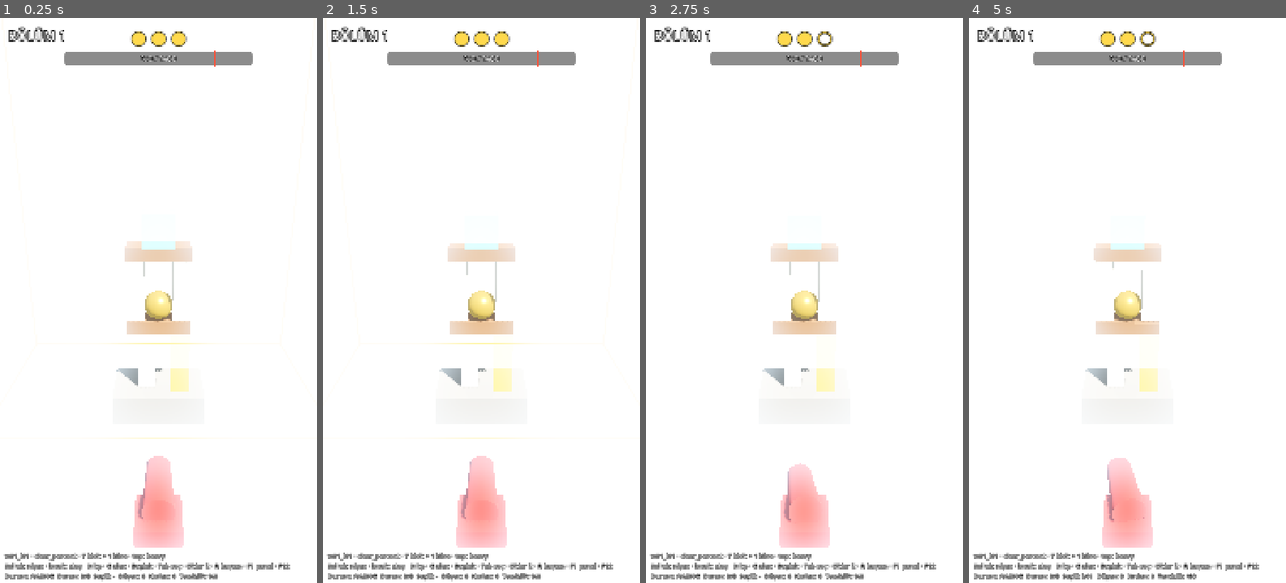
Above: before the commit, frames 1-4 (left to right).
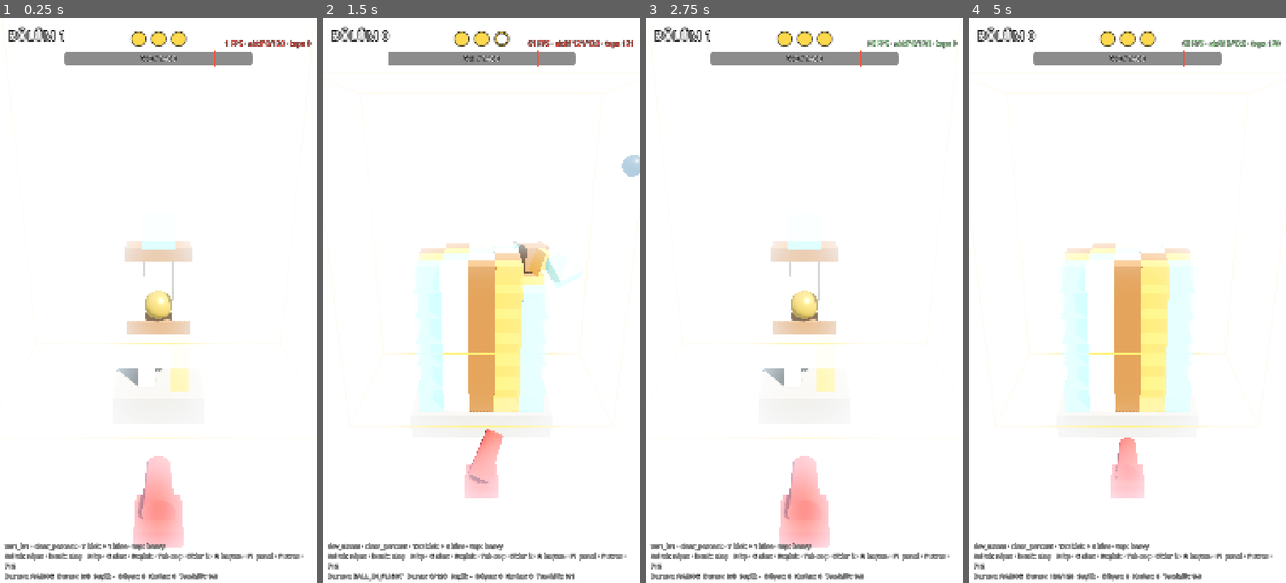
Above: after the commit, the same moments.

Repository: SenaAkyuz/gulleOyunu
Game: Godot game, scene res://src/main.tscn
Same seed, same stepped clock (60 frames per second), same inputs: the game is played once before the commit and once after it.
Inputs (mouse positions are in pixels of both pictures, inside the frame that each line leads up to):
- Up to frame 1 (0.25 s): no input
- Up to frame 2 (1.5 s): tap Enter at 0.5 s; move the mouse to (551, 272) at 0.52 s; hold Right 0.53-1.25 s; tap P at 0.6 s; click (551, 272) at 0.67 s; tap Space at 0.77 s; drag from (418, 328) to (465, 413) at 1.27 s
- Up to frame 3 (2.75 s): move the mouse to (836, 176) at 2.02 s; hold Right from 2.03 s (still down); tap G at 2.1 s; tap P at 2.3 s
- Up to frame 4 (5 s): release Right at 2.75 s; tap Space at 2.75, 3.77, 4.25 s; drag from (1111, 413) to (1032, 215) at 2.77 s; tap Enter at 3.5 s; move the mouse to (1222, 385) at 3.52 s; hold Left 3.53-4.25 s; tap Tab at 3.6 s; tap P at 3.8 s; drag from (1032, 215) to (1079, 159) at 4.27 s

The runs differ from the first frame. In frame 1, 2.0% of the frame differs, in the area x 1-99%, y 3-98%; in frame 2, 13%, in the area x 1-100%, y 2-100%; in frame 3, 2.6%; in frame 4, 12%.

Commit message:
Phase 1 step 13: performance HUD and P stress tower (S-008)
- HUD top-right: FPS, active bodies / physics.max_active_bodies, peak; red when FPS <
  dev.perf_warn_fps or peak over budget
- P toggles StressLevel: dev.stress_block_count cubes in stress_columns x stress_rows layers,
  start world's palette, built as a normal level (referee/HUD unchanged)
- Desktop (RTX 3050 Ti, 120 blocks): idle 140 FPS; shot + collapse 137 FPS avg, worst frame 38 ms;
  all awake + shot 143 FPS avg, p95 frame 12.2 ms, peak 121 active. Android not measured yet.

Co-Authored-By: Claude Opus 5.5 <noreply@anthropic.com>

Diff:
--- a/game_data/rules.json
+++ b/game_data/rules.json
@@ -120,6 +120,10 @@
     "play_area_guide": { "min": [-5, 0, -3], "max": [5, 12, 3] },
     "_doc_dev_guide": "start_level_id: F5 ile acilan bolum. play_area_guide: G tusuyla gosterilen oynanabilir kule alani (docs/03 2).",
     "stress_block_count": 120,
+    "stress_columns": 5,
+    "stress_rows": 4,
+    "perf_warn_fps": 50,
+    "_doc_stress": "P tusu: stress_block_count kup, stress_columns (x) x stress_rows (z) taban, kat kat (Akdeniz paleti sirayla). HUD sag ust: FPS + aktif govde / physics.max_active_bodies; FPS < perf_warn_fps veya butce asilinca kirmizi (S-008).",
     "nudge_impulse": 1.0,
     "_doc_nudge": "Ok tuslariyla secili cisme (Tab) uygulanan itme impulsu (N*s). Kenar kurali testi icin.",
     "panel_open_touches": 5,
--- a/src/autoload/game_config.gd
+++ b/src/autoload/game_config.gd
@@ -33,6 +33,7 @@
 	"platform.thickness", "platform.friction", "platform.bounce",
 	"dev.start_level_id", "dev.play_area_guide", "dev.stress_block_count", "dev.nudge_impulse",
 	"dev.panel_open_touches", "dev.panel",
+	"dev.stress_columns", "dev.stress_rows", "dev.perf_warn_fps",
 ]
 const VALID_AIM_MODES: PackedStringArray = ["tap_target", "drag_release"]
 const VALID_EDGE_RULES: PackedStringArray = ["com_outside_platform"]
--- a/src/gameplay/level/level_loader.gd
+++ b/src/gameplay/level/level_loader.gd
@@ -4,12 +4,17 @@
 ## Play: left mouse / touch = aim at a surface, release = fire.
 ## Dev keys: G = play-area guide, Space = wake every body, Tab = select body,
 ## arrows = push selected body (rules.dev.nudge_impulse), H = hp labels, R = restart level,
-## F1 = Dev Panel (src/ui/dev_panel).
+## F1 = Dev Panel (src/ui/dev_panel), P = stress tower on/off (StressLevel, S-008).
 
 ## Empty = rules.dev.start_level_id
 @export var level_id: String = ""
 
+## P key: the next (re)load builds the stress tower instead of the level. Survives a reload.
+static var stress_mode: bool = false
+
 var level_data: Dictionary = {}
+## Peak active bodies since the level started (S-008 budget check).
+var peak_active: int = 0
 var _info_static: String = ""
 var _selected: int = -1
 var _hp_visible: bool = false
@@ -28,7 +33,7 @@
 func _ready() -> void:
 	if level_id.is_empty():
 		level_id = str(GameConfig.rule("dev.start_level_id"))
-	level_data = GameConfig.level(level_id)
+	level_data = StressLevel.build() if stress_mode else GameConfig.level(level_id)
 	if level_data.is_empty():
 		push_error("Level: bölüm yüklenemedi: " + level_id)
 		return
@@ -49,11 +54,14 @@
 	_cannon.setup(_balls, GameConfig.starting_ball_id(), int(dots))
 
 	_build_area_guide()
-	_info_static = "%s · %s · %d blok + %d küre · top: %s\nSol tık: nişan · bırak: ateş   H hp · G alan · Boşluk · Tab seç · Oklar it · R baştan · F1 panel · F12" % [
-		level_id, _referee.objective_type, _tower.blocks.size(), _tower.cores.size(), _cannon.ball_id]
+	_info_static = "%s · %s · %d blok + %d küre · top: %s\nSol tık: nişan · bırak: ateş   H hp · G alan · Boşluk · Tab seç · Oklar it · R baştan · F1 panel · P stres · F12" % [
+		str(level_data.get("id", level_id)), _referee.objective_type, _tower.blocks.size(), _tower.cores.size(), _cannon.ball_id]
 
 
 func _physics_process(_delta: float) -> void:
+	var active := active_body_count()
+	peak_active = maxi(peak_active, active)
+	_hud.set_perf(Engine.get_frames_per_second(), active, peak_active)
 	var bodies := _tower.all_bodies()
 	var sel := bodies[_selected].block_id if _selected >= 0 and _selected < bodies.size() else "-"
 	_hud.set_dev_text("%s\nDurum: %s  Duran: %d/%d  Seçili: %s  Düşen: %d  Kırılan: %d  Temizlik: %%%d" % [
@@ -89,6 +97,22 @@
 			_select(_selected + 1)
 		KEY_R:
 			get_tree().reload_current_scene()
+		KEY_P:
+			stress_mode = not stress_mode
+			get_tree().reload_current_scene()
+
+
+## Simulated (awake, not frozen, still in play) rigid bodies: tower pieces + balls (S-008).
+func active_body_count() -> int:
+	var n := 0
+	for b in _tower.all_bodies():
+		if b.visible and not b.sleeping and not b.freeze:
+			n += 1
+	for ball in _balls.get_children():
+		var rb := ball as RigidBody3D
+		if rb and not rb.sleeping:
+			n += 1
+	return n
 
 
 func _on_referee_state_changed(_state_name: String) -> void:
--- /dev/null
+++ b/src/gameplay/level/stress_level.gd
@@ -0,0 +1,49 @@
+class_name StressLevel
+extends RefCounted
+## Dev-only performance test level (S-008, Faz 1 Step 13, P key): rules.dev.stress_block_count
+## unit cubes in a stress_columns (x) x stress_rows (z) grid, stacked layer by layer, materials
+## cycling through the start world's palette. Built as a normal level dictionary so the regular
+## TowerBuilder / referee / HUD run unchanged.
+
+const STRESS_LEVEL_ID := "dev_stress"
+## Cube = 1 m unit (shapes.json "cube"); the grid uses its footprint as spacing.
+const CUBE_SHAPE := "cube"
+
+
+static func build() -> Dictionary:
+	var count := int(GameConfig.rule("dev.stress_block_count"))
+	var cols := int(GameConfig.rule("dev.stress_columns"))
+	var rows := int(GameConfig.rule("dev.stress_rows"))
+	var inset := float(GameConfig.rule("physics.spawn_edge_inset"))
+	var cube_size := ShapeBuilder.to_vec3(GameConfig.shape(CUBE_SHAPE)["size"])
+	var start_level := GameConfig.level(str(GameConfig.rule("dev.start_level_id")))
+	var palette: Array = (GameConfig.world(str(start_level.get("world"))).get("palette", {}) as Dictionary).keys()
+	var blocks: Array = []
+	for i in count:
+		var layer := i / (cols * rows)
+		var cell := i % (cols * rows)
+		var cx := cell % cols
+		var cz := cell / cols
+		blocks.append({
+			"id": "s%03d" % (i + 1),
+			"shape": CUBE_SHAPE,
+			"mat": palette[i % palette.size()],
+			"x": (cx - (cols - 1) / 2.0) * cube_size.x,
+			"y": layer * cube_size.y,
+			"z": (cz - (rows - 1) / 2.0) * cube_size.z,
+			"rot": [0, 0, 0],
+		})
+	return {
+		"id": STRESS_LEVEL_ID,
+		"index": 0,
+		"shots": int(GameConfig.rule("shots.default_per_level")),
+		"objective": {"type": str(GameConfig.rule("objective_defaults.type"))},
+		"platform": {
+			"width": cols * cube_size.x + inset * 2.0,
+			"depth": rows * cube_size.z + inset * 2.0,
+		},
+		"blocks": blocks,
+		"cores": [],
+		"keystones": [],
+		"baked": true,
+	}
--- a/src/ui/hud/hud.gd
+++ b/src/ui/hud/hud.gd
@@ -15,6 +15,8 @@
 const BAR_FILL_COLOR := Color(0.95, 0.95, 0.95)
 const BAR_DONE_COLOR := Color(1.0, 0.8, 0.2)
 const BAR_CORNER_RADIUS := 10
+const PERF_OK_COLOR := Color(0.75, 1.0, 0.75)
+const PERF_WARN_COLOR := Color(1.0, 0.35, 0.3)
 
 var _objective: String = ""
 var _target: float = 0.0
@@ -29,6 +31,7 @@
 @onready var _sub_banner: Label = $SubBanner
 @onready var _jackpot: Label = $Jackpot
 @onready var _dev: Label = $DevInfo
+@onready var _perf: Label = $Top/PerfLabel
 
 
 func _ready() -> void:
@@ -59,6 +62,15 @@
 
 func set_dev_text(text: String) -> void:
 	_dev.text = text
+
+
+## Dev performance line (S-008): red when FPS < rules.dev.perf_warn_fps or the active-body
+## budget (rules.physics.max_active_bodies) is exceeded.
+func set_perf(fps: float, active: int, peak: int) -> void:
+	var budget := int(GameConfig.rule("physics.max_active_bodies"))
+	var warn := fps < float(GameConfig.rule("dev.perf_warn_fps")) or peak > budget
+	_perf.text = "%d FPS · aktif %d/%d · tepe %d" % [roundi(fps), active, budget, peak]
+	_perf.add_theme_color_override("font_color", PERF_WARN_COLOR if warn else PERF_OK_COLOR)
 
 
 func _on_shots_changed(left: int, total: int) -> void:
--- a/src/ui/hud/hud.tscn
+++ b/src/ui/hud/hud.tscn
@@ -41,6 +41,22 @@
 theme_override_font_sizes/font_size = 60
 text = "● ● ●"
 horizontal_alignment = 1
+
+[node name="PerfLabel" type="Label" parent="Top"]
+layout_mode = 1
+anchors_preset = 1
+anchor_left = 1.0
+anchor_right = 1.0
+offset_left = -520.0
+offset_top = 70.0
+offset_right = -20.0
+offset_bottom = 108.0
+grow_horizontal = 0
+theme_override_colors/font_outline_color = Color(0, 0, 0, 1)
+theme_override_constants/outline_size = 6
+theme_override_font_sizes/font_size = 24
+text = "60 FPS"
+horizontal_alignment = 2
 
 [node name="ClearBar" type="ProgressBar" parent="Top"]
 layout_mode = 1
Not shown, changed: ORDINO_TUM_DOKUMAN.txt
Not shown, added: src/gameplay/level/stress_level.gd.uid
